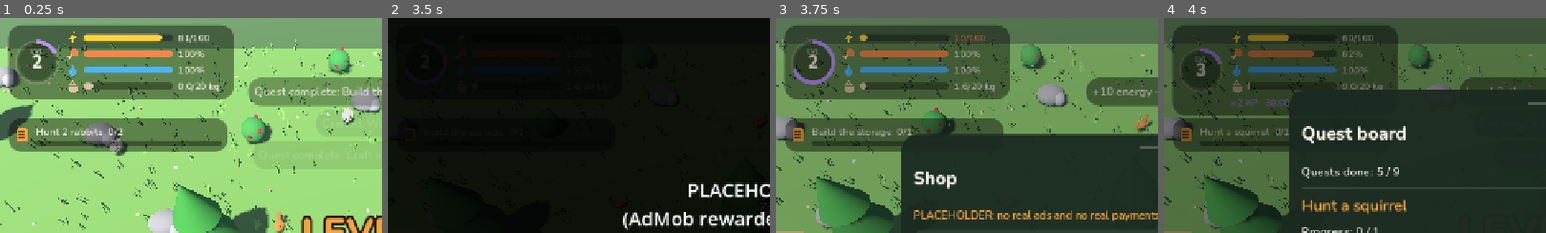
Above: before the commit, frames 1-4 (left to right).
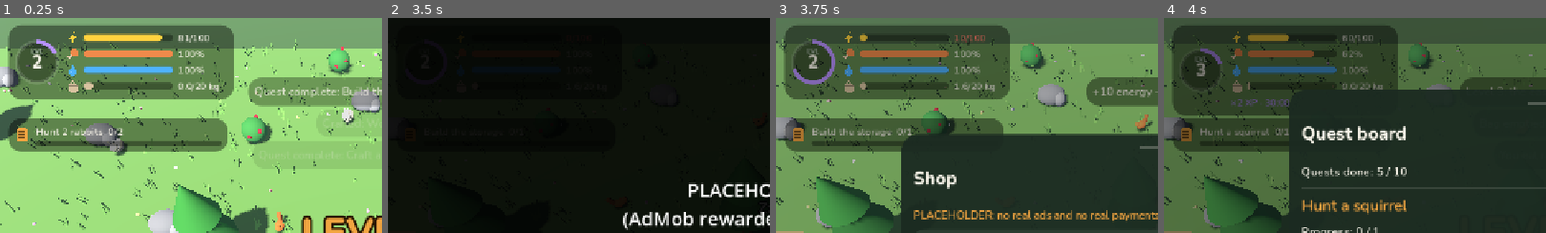
Above: after the commit, the same moments.

Repository: kallistesoft/huntingGame
Game: Godot game, scene res://tests/smoke_test.tscn
Two runs of this game, one before a commit and one after it. Both use one fixed random seed, a clock stepped at 60 frames per second and the inputs below. This scene is started directly instead of the project's main scene.
Inputs (mouse positions are % of the whole screen's width and height, from its top left):
- Up to frame 1 (0.25 s): no input
- Up to frame 2 (3.5 s): click (76, 7) at 0.5 s; click (76, 7) at 1.25 s; click (70, 7) at 2 s; click (83, 7) at 2.77 s
- Up to frame 3 (3.75 s): click (89, 7) at 3.52 s
- Up to frame 4 (4 s): no input
The pictures show only the part of the screen within x 0-50%, y 0-50%; the shares and areas given below are measured in that part.

Frames 1-3 are identical in both runs. In frame 4, 0.1% of the frame differs, in the area x 60-64%, y 69-74%.

Commit message:
Add collect quests for animal drops: Collect 10 rabbit fur
New quest type "collect" counts a given animal's drop (target
"animal:item"), so squirrel fur doesn't count toward rabbit fur. Added
after "Hunt a squirrel", with a smoke test check.

Co-Authored-By: Claude Opus 5.5 <noreply@anthropic.com>
Claude-Session: https://claude.ai/code/session_01SNjk2ZxVoGbKpR7JG3CqWQ

Diff:
--- a/scripts/autoload/data.gd
+++ b/scripts/autoload/data.gd
@@ -130,7 +130,9 @@
 
 # --- Quests ------------------------------------------------------------------
 
-## Done in order. "build" quests also count a structure built earlier.
+## Done in order. Types: "gather" (item from trees/rocks/bushes), "hunt" (animal
+## kills), "collect" (an animal's drop, target "animal:item"), "craft" (recipe),
+## "build" (structure; also counts one built earlier).
 const QUESTS := [
 	{"text": "Gather 5 wood", "type": "gather", "target": "wood", "count": 5, "xp": 15},
 	{"text": "Build the crafting place", "type": "build", "target": "crafting", "count": 1, "xp": 20},
@@ -138,6 +140,7 @@
 	{"text": "Hunt 2 rabbits", "type": "hunt", "target": "rabbit", "count": 2, "xp": 30},
 	{"text": "Build the storage", "type": "build", "target": "storage", "count": 1, "xp": 25},
 	{"text": "Hunt a squirrel", "type": "hunt", "target": "squirrel", "count": 1, "xp": 20},
+	{"text": "Collect 10 rabbit fur", "type": "collect", "target": "rabbit:fur", "count": 10, "xp": 40},
 	{"text": "Cook 2 meat", "type": "craft", "target": "cooked_meat", "count": 2, "xp": 20},
 	{"text": "Build the house", "type": "build", "target": "house", "count": 1, "xp": 40},
 	{"text": "Hunt a deer in the east forest", "type": "hunt", "target": "deer", "count": 1, "xp": 60},
--- a/scripts/autoload/game_state.gd
+++ b/scripts/autoload/game_state.gd
@@ -285,6 +285,7 @@
 	for id in a["drops"]:
 		var n: int = a["drops"][id]
 		var added := add_to_bag(id, n)
+		quest_event("collect", "%s:%s" % [kind, id], added)
 		if added < n:
 			lost = true
 	if lost:
--- a/tests/smoke_test.gd
+++ b/tests/smoke_test.gd
@@ -22,6 +22,7 @@
 	await _test_energy_sleep_and_ad()
 	await _test_pack_and_storage()
 	await _test_panels()
+	_test_collect_quest()
 	_test_levels_and_zone()
 	_test_save_load()
 
@@ -173,6 +174,25 @@
 	panel.close()
 
 
+func _test_collect_quest() -> void:
+	print("Collect quest")
+	var index := -1
+	for i in Data.QUESTS.size():
+		if Data.QUESTS[i]["type"] == "collect":
+			index = i
+	Game.quest_index = index
+	Game.quest_progress = 0
+	Game.inventory = {}
+	for i in 9:
+		Game.on_animal_killed("rabbit")
+	check(Game.quest_index == index and Game.quest_progress_count() == 9, "9 rabbit fur counted")
+	Game.on_animal_killed("squirrel")
+	check(Game.quest_progress_count() == 9, "squirrel fur doesn't count")
+	Game.on_animal_killed("rabbit")
+	check(Game.quest_index == index + 1, "quest 'Collect 10 rabbit fur' completed")
+	Game.inventory = {}
+
+
 func _test_levels_and_zone() -> void:
 	print("Levels and zone 2")
 	check(not Game.zone2_unlocked() or Game.level >= Data.ZONE2_LEVEL, "zone 2 locked below level %d" % Data.ZONE2_LEVEL)
